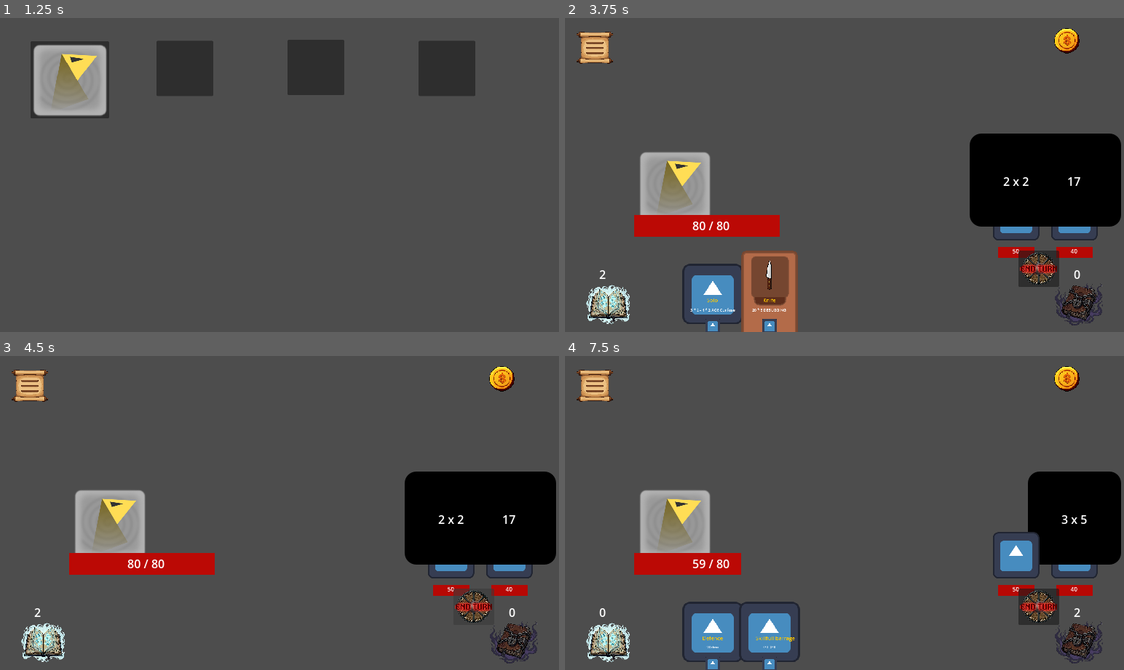
Above: before the commit, frames 1-4 (two rows, left to right).
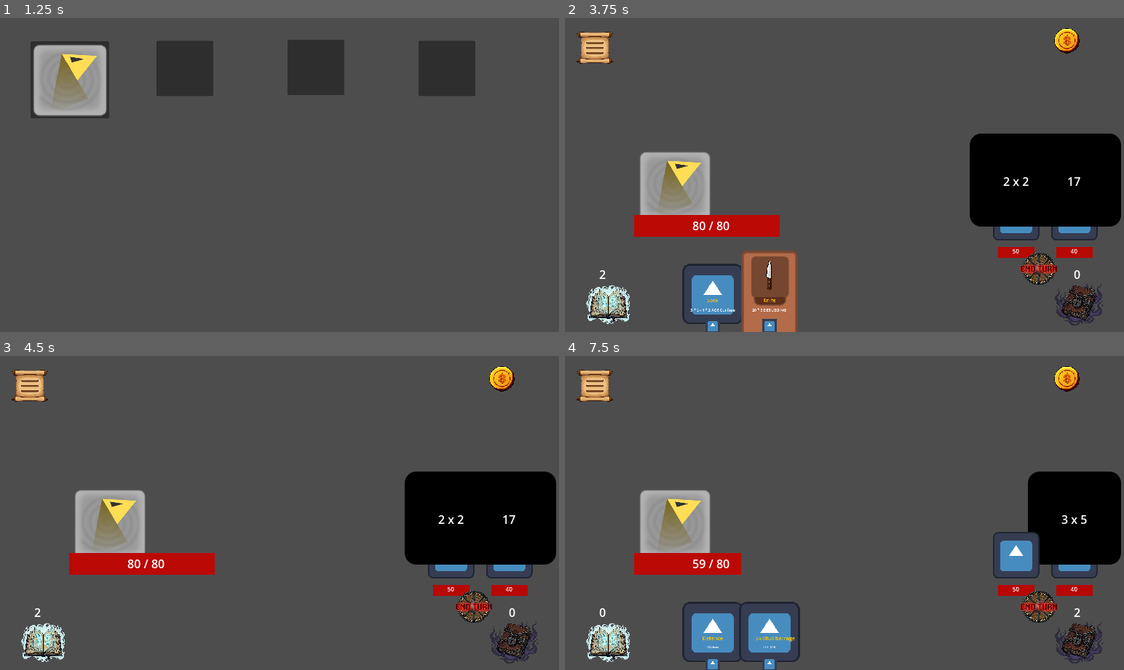
Above: after the commit, the same moments.

Repository: Frishkan/Reflex
Game: Godot game, scene res://scenes/start_screen.tscn
Two runs of this game, one before a commit and one after it. Both use one fixed random seed, a clock stepped at 60 frames per second and the inputs below. The engine's default icon, where the game draws it, is replaced by a stand-in: a white triangle on a blue panel in a dark square.
Inputs (mouse positions are in pixels of both pictures, inside the frame that each line leads up to):
- Up to frame 1 (1.25 s): click (106, 162) at 0.5 s
- Up to frame 2 (3.75 s): click (632, 80) at 1.25 s; click (1045, 272) at 2 s; move the mouse to (592, 262) at 2.77 s; hold A (a) 2.78-3.53 s; click (592, 262) at 2.92 s; tap D (d) at 3.05, 3.6 s; tap Enter at 3.5 s; move the mouse to (671, 266) at 3.52 s; click (671, 266) at 3.67 s
- Up to frame 3 (4.5 s): tap F (f) at 3.8 s; click (475, 607) at 4.25 s
- Up to frame 4 (7.5 s): click (609, 641) at 5 s; click (1079, 641) at 5.75 s; click (1040, 607) at 6.5 s; click (609, 641) at 7.25 s

Frame 1 is identical in both runs. In frame 2, 0.4% of the frame differs, in the area x 81-89%, y 74-86%; in frame 3, less than 0.1%; in frame 4, 0.4%.

Commit message:
Added more buttons to pause menu and fixed some button backgrounds showing

Diff:
--- a/scenes/hand.tscn
+++ b/scenes/hand.tscn
@@ -1,22 +1,23 @@
-[gd_scene load_steps=3 format=3 uid="uid://d3oa5axvtgx1k"]
+[gd_scene format=3 uid="uid://d3oa5axvtgx1k"]
 
-[ext_resource type="Script" path="res://scripts/hand.gd" id="1_vr60v"]
+[ext_resource type="Script" uid="uid://baq675l4tsjch" path="res://scripts/hand.gd" id="1_vr60v"]
 [ext_resource type="Texture2D" uid="uid://b6m066kxp5ado" path="res://textures/end_turn2.png" id="2_35w6r"]
 
-[node name="Hand" type="Node2D"]
+[node name="Hand" type="Node2D" unique_id=1210570913]
 scale = Vector2(0.65, 0.65)
 script = ExtResource("1_vr60v")
 
-[node name="Cards" type="Node2D" parent="."]
+[node name="Cards" type="Node2D" parent="." unique_id=434588463]
 unique_name_in_owner = true
 texture_filter = 1
 
-[node name="EndTurnButton" type="Button" parent="."]
+[node name="EndTurnButton" type="Button" parent="." unique_id=365705232]
 offset_left = 826.0
 offset_right = 912.0
 offset_bottom = 77.0
 focus_mode = 0
 icon = ExtResource("2_35w6r")
+flat = true
 expand_icon = true
 
 [connection signal="child_exiting_tree" from="Cards" to="." method="_on_cards_child_exiting_tree"]
--- a/scenes/menu.tscn
+++ b/scenes/menu.tscn
@@ -1,6 +1,7 @@
 [gd_scene format=3 uid="uid://dc6c3kf7bigyx"]
 
-[ext_resource type="Script" uid="uid://brnwp357m7su1" path="res://scenes/menu.gd" id="1_yqeox"]
+[ext_resource type="Script" uid="uid://brnwp357m7su1" path="res://scripts/menu.gd" id="1_yqeox"]
+[ext_resource type="Texture2D" uid="uid://chgx8hpm51kio" path="res://textures/Settings_button.png" id="2_vjb58"]
 
 [node name="menu" type="Node2D" unique_id=781325222]
 visible = false
@@ -15,4 +16,20 @@
 offset_bottom = 156.0
 text = "Return"
 
+[node name="Settings" type="Button" parent="." unique_id=919311880]
+offset_left = 317.0
+offset_top = 157.0
+offset_right = 507.0
+offset_bottom = 239.0
+icon = ExtResource("2_vjb58")
+flat = true
+
+[node name="Main Menu" type="Button" parent="." unique_id=1298419776]
+offset_left = 286.0
+offset_top = 233.0
+offset_right = 530.0
+offset_bottom = 295.0
+text = "Main Menu"
+
 [connection signal="pressed" from="Return" to="." method="_on_return_pressed"]
+[connection signal="pressed" from="Main Menu" to="." method="_on_main_menu_pressed"]
--- a/scenes/menu.gd
+++ b/scripts/menu.gd
@@ -5,3 +5,7 @@
 	self.hide()
 	$/root/game/hud.show()
 	$/root/game/FightScene.show()
+
+func _on_main_menu_pressed() -> void:
+	get_tree().paused = false
+	get_tree().change_scene_to_file("res://scenes/start_screen.tscn")
Renamed: scenes/menu.gd.uid -> scripts/menu.gd.uid
